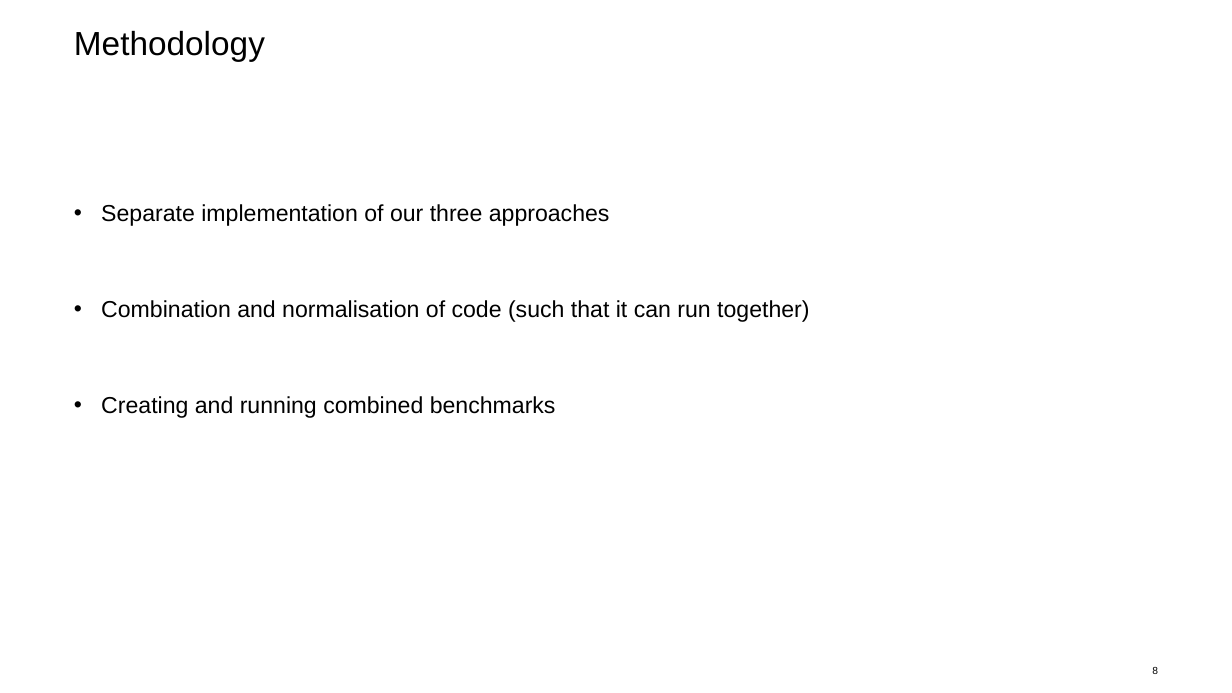
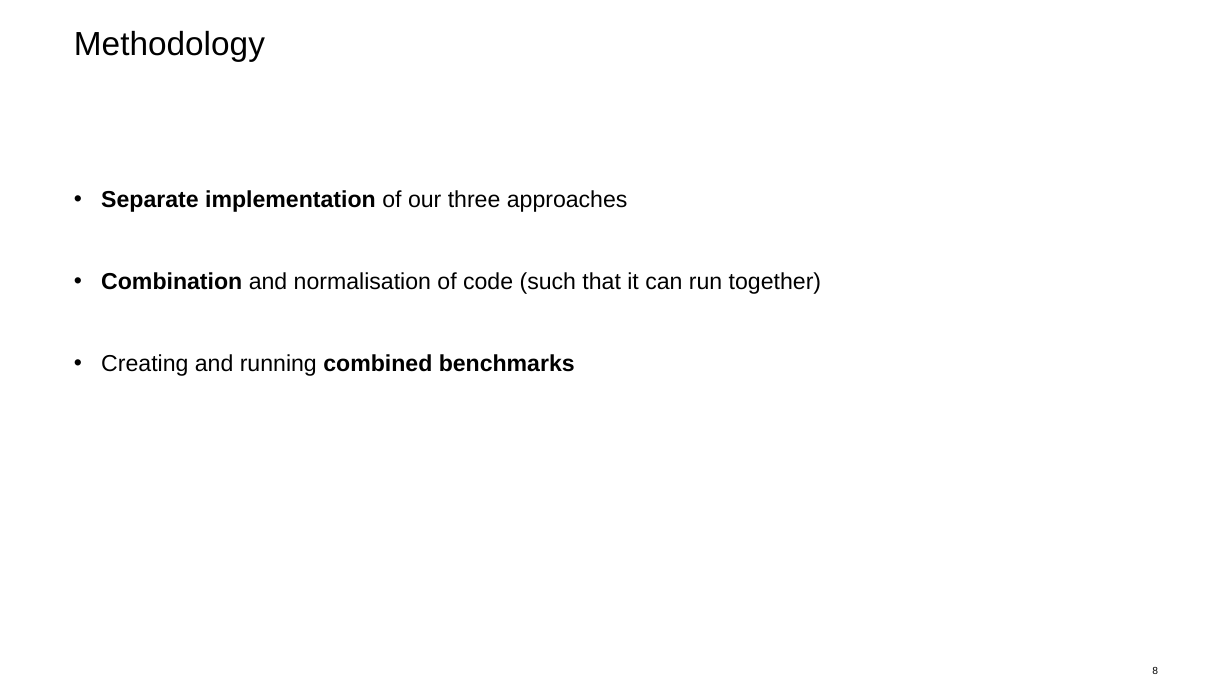
Before and after one commit to mddudko/methods-for-macro-forecasting-2025, a slide deck: slide 8 of submission/docs/Mixed-Frequency Models_Methods of Macroeconomic Forecasting.pptx. Drawn at 1232x693 pixels with LibreOffice and Linux fonts; fonts in the diff are those of the drawing; background and template pictures are left out. Boxes give left, top, right and bottom in pixels: in the first picture for what was removed or moved away, otherwise in the second. Text is boxed around its words. In the diff, an @@ line names an element or a change of style, - is before the commit and + after.

```diff
--- a/submission/docs/Mixed-Frequency Models_Methods of Macroeconomic Forecasting.pptx
+++ b/submission/docs/Mixed-Frequency Models_Methods of Macroeconomic Forecasting.pptx
@@ text "Separate implementation of our three ..." at (101,190,821,376): bold on in "Separate implementation", "Combination", "combined benchmarks"; line spacing 3 to 2.5 @@
```
Also in this commit, not shown: 9 other slides changed, 5 slides added, 4 slides removed, 2 other files.
